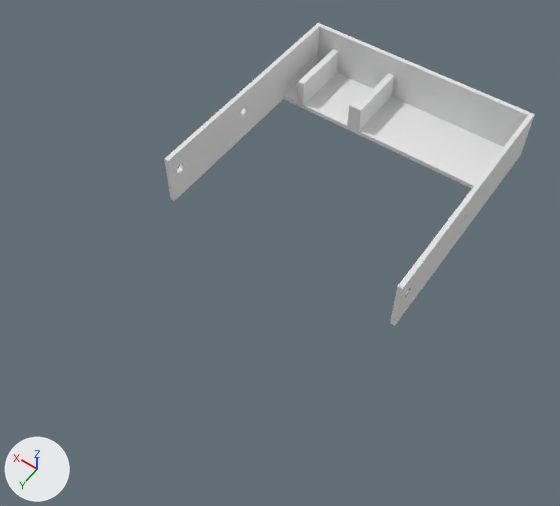
What one commit did to the Blender file Sidlåda/GriTech UF - Sidlåda 2.blend.
Before and after are seen from a camera (50 mm lens) standing at (-160.8, 255.0, 237.6) and looking at (-53.5, 104.8, 1.5). Every picture has the same lights, and +X, +Y and +Z are marked at lower left.

The scene before the commit, as lines of its bpy script (objects in view):
```python
me_sketch = bpy.data.meshes.new('Sketch')
me_sketch.from_pydata(...)  # 8 vertices, 2 faces; spans x -106.0..0.0, y 0.0..107.0, z 0.0
# before: 0 (-106.0, 0.0, 0.0), 1 (-104.0, 0.0, 0.0), 2 (-104.0, 107.0, 0.0), 3 (-106.0, 107.0, 0.0), 4 (-2.0, 0.0, 0.0)
# before: 5 (0.0, 0.0, 0.0), 6 (0.0, 107.0, 0.0), 7 (-2.0, 107.0, 0.0)
me_sketch_003 = bpy.data.meshes.new('Sketch.003')
me_sketch_003.from_pydata([(-104.0, 0.0, 0.0), (-2.0, 0.0, 0.0), (-2.0, 30.0, 0.0), (-104.0, 30.0, 0.0)], [], [(2, 3, 0, 1)])
me_sketch_004 = bpy.data.meshes.new('Sketch.004')
me_sketch_004.from_pydata([(102.0, 0.0, 0.0), (0.0, 0.0, 0.0), (0.0, -2.0, 0.0), (102.0, -2.0, 0.0)], [], [(1, 2, 3, 0)])
ob_sketch = bpy.data.objects.new('Sketch', me_sketch)
ob_sketch.location = (0.0, 0.0, 0.0)
_m = ob_sketch.modifiers.new('Solidify', 'SOLIDIFY')
_m.thickness = 23.0
_m.offset = 1.0
_m = ob_sketch.modifiers.new('Boolean', 'BOOLEAN')
_m.object = ob_sketch_003
_m = ob_sketch.modifiers.new('Bevel', 'BEVEL')
_m.width = 1.0
_m.width_pct = 1.0
_m.limit_method = 'WEIGHT'
ob_sketch_001 = bpy.data.objects.new('Sketch.001', me_sketch_003)
ob_sketch_001.location = (0.0, 0.0, 0.0)
_m = ob_sketch_001.modifiers.new('Solidify', 'SOLIDIFY')
_m.thickness = 2.0
_m.offset = 1.0
ob_sketch_002 = bpy.data.objects.new('Sketch.002', me_sketch_004)
ob_sketch_002.location = (-2.0, 0.0, 2.0)
ob_sketch_002.rotation_euler = (0.0, 0.0, 3.142)  # degrees (0, 0, 180)
_m = ob_sketch_002.modifiers.new('Solidify', 'SOLIDIFY')
_m.thickness = 21.0
_m.offset = 1.0
# also in view: 'Sketch.004' at (-26.2, 16.0, 8.0)
```
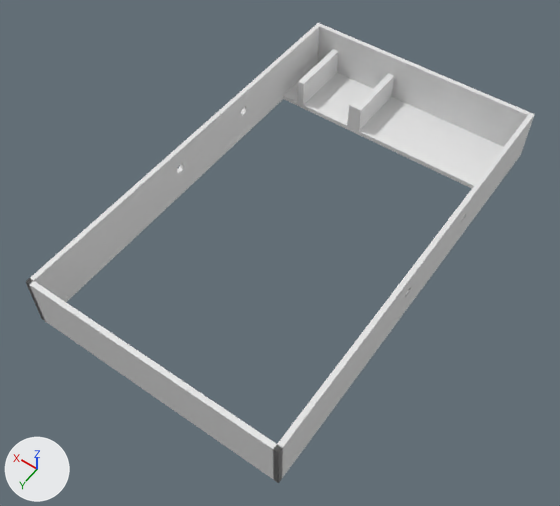
Pixel boxes (x1, y1, x2, y2) of what changed, in the pictures (560 x 506 px):
```json
{"object": "Sketch", "change": "reshaped", "before": [164, 23, 535, 326], "after": [26, 23, 535, 483], "on screen": "37% wider, 52% taller"}
{"object": "Sketch.005", "change": "added", "after": [26, 278, 283, 482]}
```

Edits to the scene script, one JSON object a line:
```json
{"block": "me_sketch", "where": "me_sketch.from_pydata(...)  # 8 vertices, 2 faces; spans x -106.0..0.0, y 0.0..107.0, z 0.0"}
{"block": "me_sketch", "where": "# used by ob_sketch; location = (0.0, 0.0, 0.0)"}
{"block": "me_sketch", "where": "# verts and faces of me_sketch; kept vertices keep their numbers, new ones are numbered from 8"}
{"block": "me_sketch", "change": "me_sketch part 1"}
{"op": "add", "block": "me_sketch", "code": "delete_vertices([2, 3, 6, 7])  # with the faces that use them"}
{"op": "add", "block": "me_sketch", "code": "for new, old in zip([*range(8, 12)], [0, 1, 4, 5]): verts[new] = verts[old] + (0.0, 179.0, 0.0)"}
{"op": "add", "block": "me_sketch", "code": "faces += [(4, 5, 11, 10), (0, 1, 9, 8)]"}
{"op": "add", "block": "me_sketch_002", "code": ["me_sketch_002 = bpy.data.meshes.new('Sketch.002')", "me_sketch_002.from_pydata([(-106.0, 177.0, 0.0), (0.0, 177.0, 0.0), (0.0, 179.0, 0.0), (-106.0, 179.0, 0.0)], [], [(2, 3, 0, 1)])"]}
{"op": "add", "block": "ob_sketch_005", "code": ["ob_sketch_005 = bpy.data.objects.new('Sketch.005', me_sketch_002)", "ob_sketch_005.location = (0.0, 0.0, 0.0)", "_m = ob_sketch_005.modifiers.new('Solidify', 'SOLIDIFY')", "_m.thickness = 23.0", "_m.offset = 1.0"]}
```
